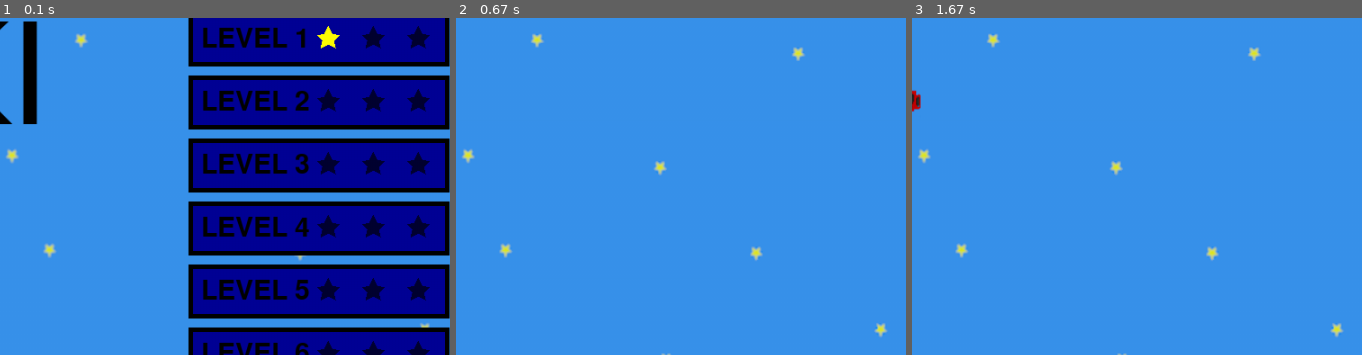
Above: before the commit, frames 1-3 (left to right).
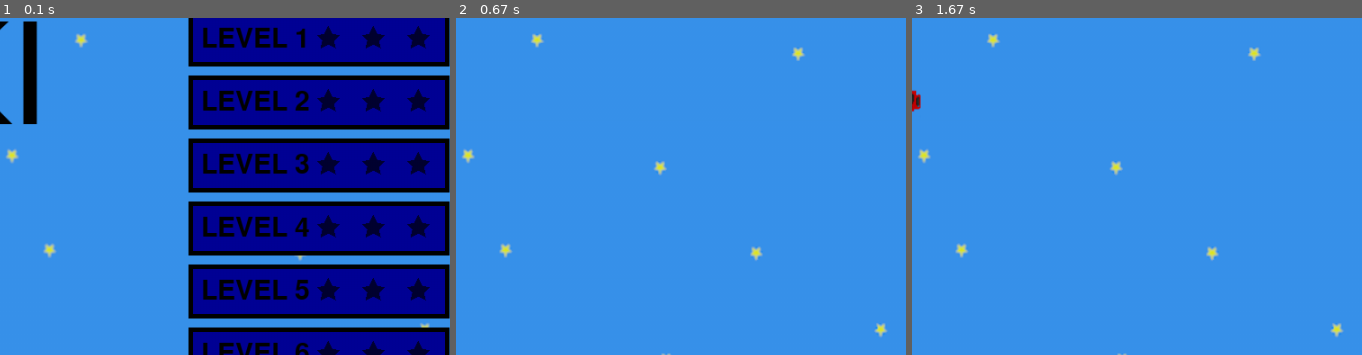
Above: after the commit, the same moments.

Repository: PTQ-22/Spaceships-game-pygame
Game: pygame game, started from run.py
The game is run twice, just before and just after one commit, with the same random seed, the same clock (stepped at 60 frames per second) and the same inputs.
Inputs:
- Up to frame 1 (0.1 s): no input
- Up to frame 2 (0.67 s): click "LEVEL 1" at 0.38 s
- Up to frame 3 (1.67 s): tap Space at 0.67, 1.07, 1.37, 1.57 s; hold Right 1-1.47 s; hold Up from 1.5 s (still down)
The pictures show only the part of the screen within x 49-99%, y 8-58%; the shares and areas given below are measured in that part.

The runs differ from the first frame. In frame 1, 0.2% of the frame differs, in the area x 70-76%, y 2-10%; in frame 2, nothing differs; in frame 3, nothing differs.

Commit message:
remove unused code

Diff:
--- a/run.py
+++ b/run.py
@@ -1,16 +1,6 @@
 from game.main import Main
-# import traceback
-# import datetime
 
 m = Main()
 
 if __name__ == "__main__":
     m.main()
-
-    """
-    try:
-        m.main()
-    except:
-        print("HELLLO")
-        with open('error_logs/error.txt', 'w') as file:
-            file.write(traceback.format_exc())"""
--- a/run.pyw
+++ /dev/null
@@ -1,16 +0,0 @@
-from game.main import Main
-import traceback
-import datetime
-
-m = Main()
-
-if __name__ == "__main__":
-    m.main()
-
-    """
-    try:
-        m.main()
-    except:
-        print("HELLLO")
-        with open('error_logs/error.txt', 'w') as file:
-            file.write(traceback.format_exc())"""
--- a/star_data/data.json
+++ b/star_data/data.json
@@ -1 +1 @@
-{"level_1": {"star_1": true, "star_2": false, "star_3": false}, "l …(509 unchanged characters)…
+{"level_1": {"star_1": false, "star_2": false, "star_3": false}, "l …(509 unchanged characters)…
